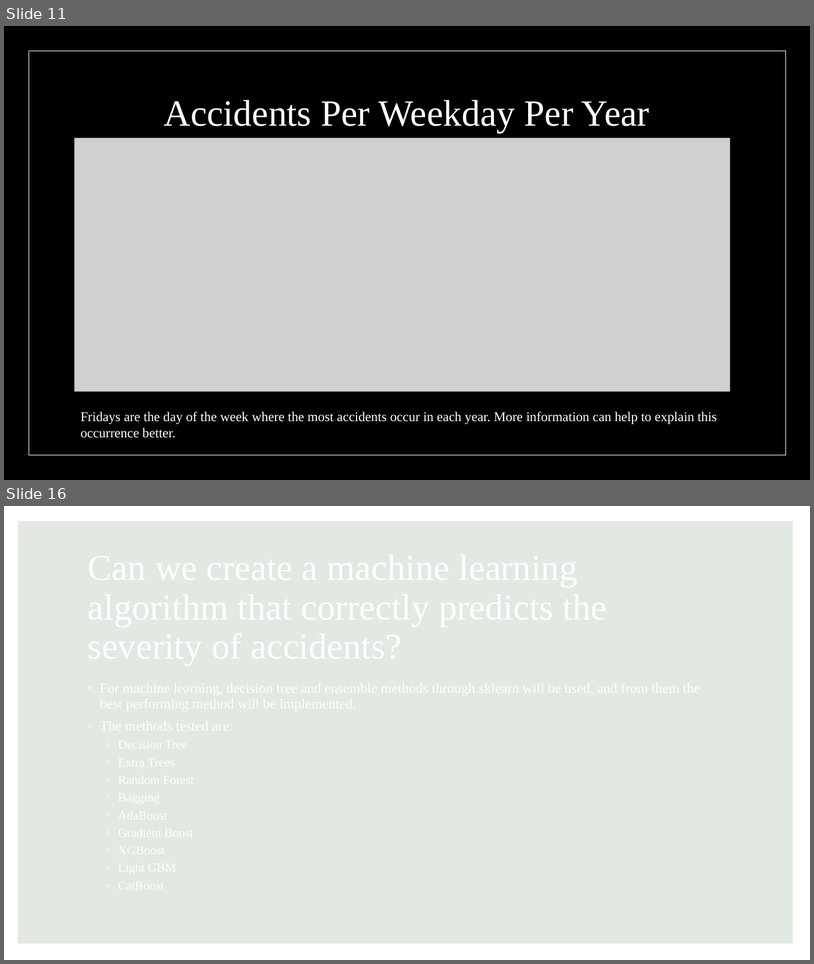
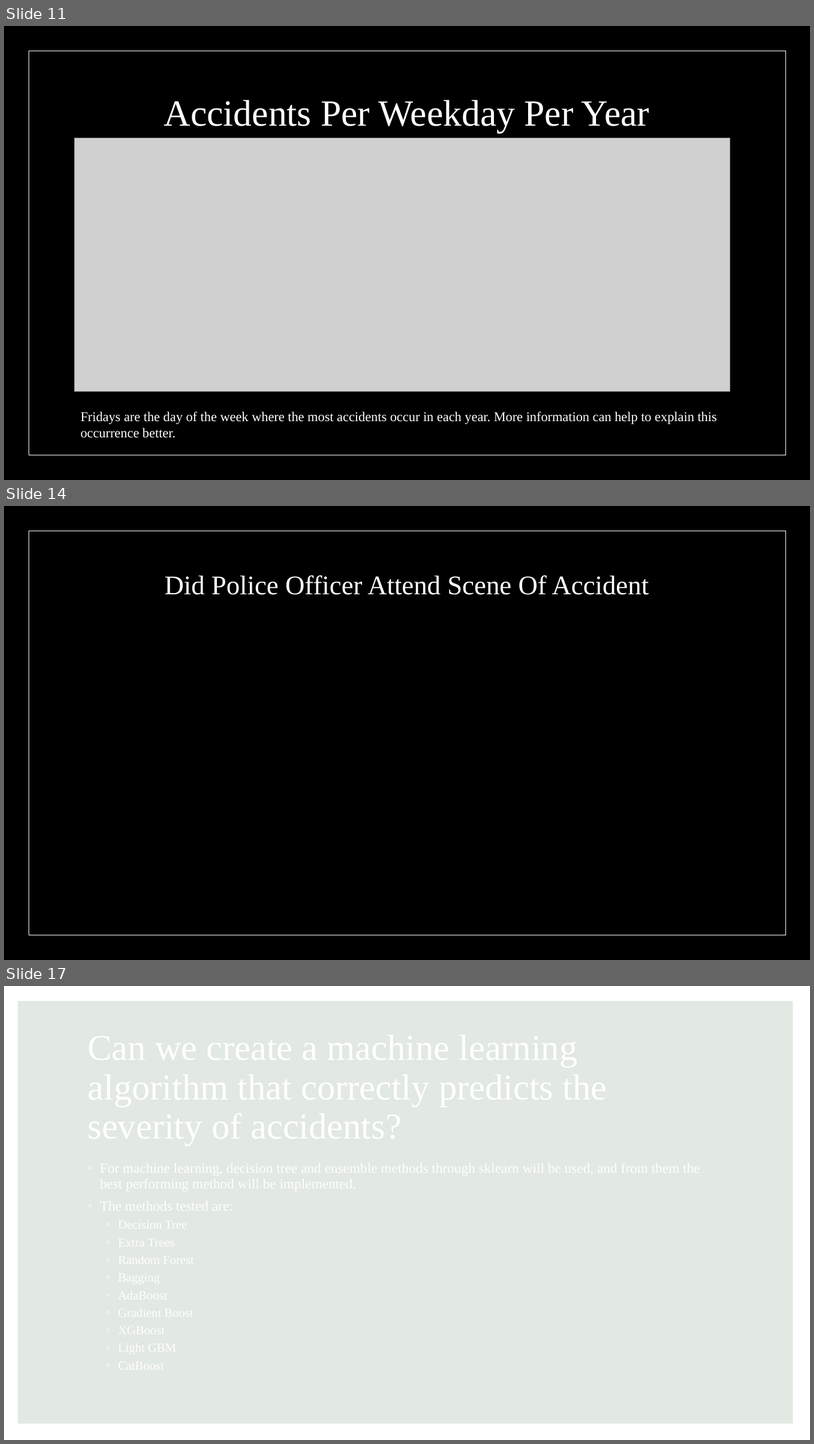
Before and after one commit to GenTaylor/Traffic-Accident-Analysis, a slide deck: Traffic Analysis and Severity Prediction.pptx. Shown one above the other, each under a label of ours: slides 11 and 16 before the commit, slides 11, 14 and 17 after it; the slides between them are not shown. The pictures are 814x964 and 814x1444 pixels, drawn with LibreOffice and Linux fonts; fonts in the diff are those of the drawing; grey boxes stand for pictures. Boxes give left, top, right and bottom in pixels: in the first picture for what was removed or moved away, otherwise in the second. Text is boxed around its words. In the diff, an @@ line names an element or a change of style, - is before the commit and + after.

```diff
--- a/Traffic Analysis and Severity Prediction.pptx
+++ b/Traffic Analysis and Severity Prediction.pptx
@@ slide 14 added at (x1=4, y1=506, x2=810, y2=960), background #000000; not listed: 2 template elements that a slide beside it also shows @@
@@ title added at (x1=165, y1=575, x2=650, y2=595), 32 pt, text #FFFFFF @@
+Did Police Officer Attend Scene Of Accident
@@ what was slide 16 is now slide 17 @@
```
Also in this commit, not shown: 2 slides changed, 1 other slide added, 1 slide removed, 1 other file.
